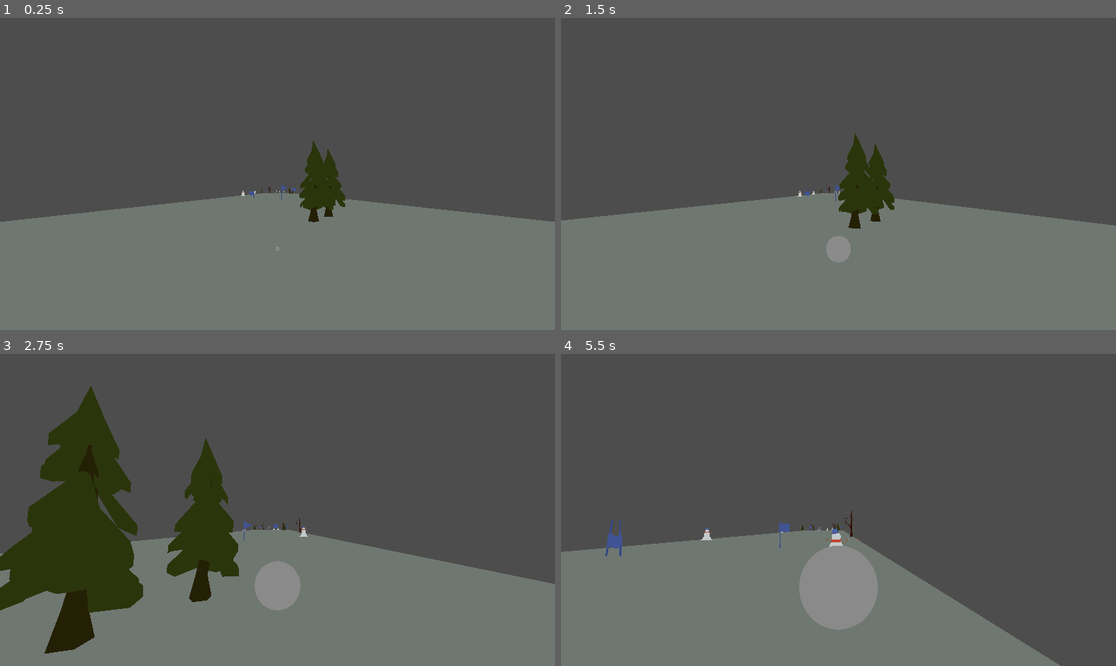
Above: before the commit, frames 1-4 (two rows, left to right).
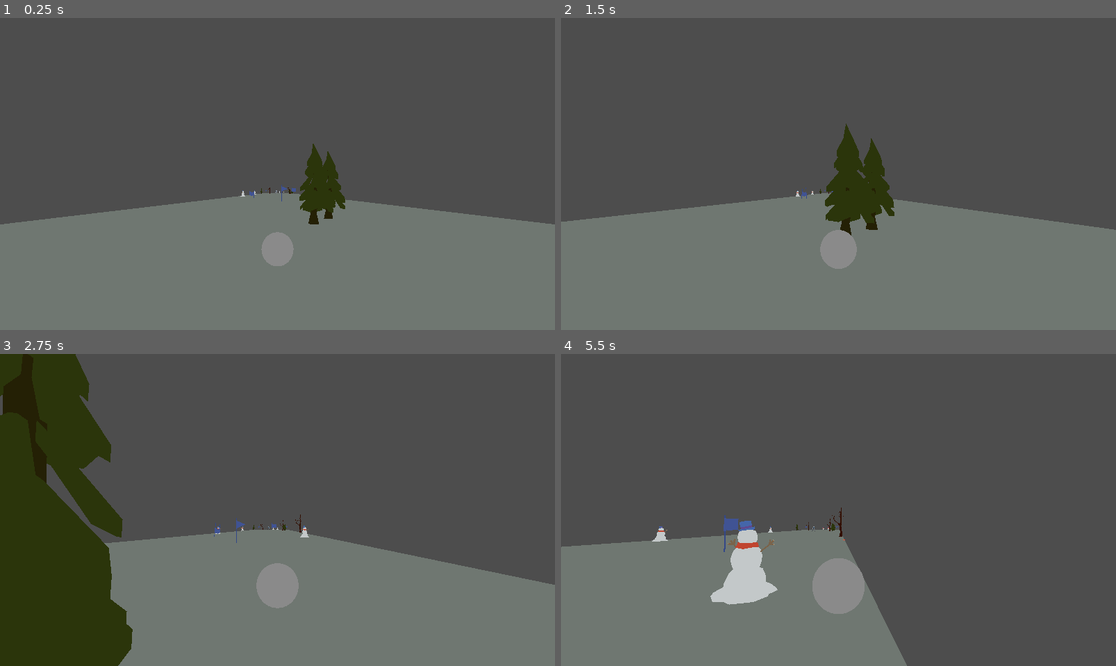
Above: after the commit, the same moments.

Repository: AuroraEchoes/GameJamTechFest2025
Game: Godot game, scene res://scenes/Hill.tscn
Same seed, same stepped clock (60 frames per second), same inputs: the game is played once before the commit and once after it.
Inputs:
- Up to frame 1 (0.25 s): no input
- Up to frame 2 (1.5 s): hold D (move_right) 0.53-1.28 s; hold Down (ui_down) from 1.28 s (still down)
- Up to frame 3 (2.75 s): release Down (ui_down) at 2.03 s; hold D (move_right) from 2.03 s (still down)
- Up to frame 4 (5.5 s): release D (move_right) at 2.78 s; hold Up (ui_up) 2.78-3.53 s; hold A (move_left) 3.53-5.03 s; hold Down (ui_down) from 5.03 s (still down)

The runs differ from the first frame. In frame 1, 1.1% of the frame differs, in the area x 0-100%, y 39-80%; in frame 2, 2.0%; in frame 3, 17%, in the area x 0-100%, y 0-100%; in frame 4, 10%.

Commit message:
Rework snow gathering system

Diff:
--- a/project.godot
+++ b/project.godot
@@ -18,6 +18,10 @@
 [autoload]
 
 GameManager="*res://scripts/game_manager.gd"
+
+[global_group]
+
+Player=""
 
 [input]
 
--- a/scenes/Snowball.tscn
+++ b/scenes/Snowball.tscn
@@ -1,6 +1,6 @@
 [gd_scene load_steps=5 format=3 uid="uid://cr8tcld135icl"]
 
-[ext_resource type="Script" uid="uid://cahcujubk8aw2" path="res://scripts/snowballMovement.gd" id="1_ajoi3"]
+[ext_resource type="Script" uid="uid://cahcujubk8aw2" path="res://scripts/snowball_controller.gd" id="1_ajoi3"]
 [ext_resource type="Script" uid="uid://df7ochw5qh8j1" path="res://scripts/camera_rotation_lock.gd" id="2_224t7"]
 
 [sub_resource type="SphereMesh" id="SphereMesh_ajoi3"]
@@ -9,7 +9,7 @@
 
 [node name="Snowball" type="Node3D"]
 
-[node name="Rigidbody" type="RigidBody3D" parent="."]
+[node name="Rigidbody" type="RigidBody3D" parent="." groups=["Player"]]
 transform = Transform3D(1, -7.00412e-12, -2.72848e-11, 7.00412e-12, 1, -1.7053e-12, 2.72848e-11, 1.7053e-12, 1, 0, 0, 0)
 script = ExtResource("1_ajoi3")
 
--- a/scenes/SnowballMovement.tscn
+++ b/scenes/SnowballMovement.tscn
@@ -1,6 +1,6 @@
 [gd_scene load_steps=9 format=3 uid="uid://c3rcoolierc3h"]
 
-[ext_resource type="Script" path="res://scripts/snowballMovement.gd" id="1_gdgoh"]
+[ext_resource type="Script" uid="uid://cahcujubk8aw2" path="res://scripts/snowball_controller.gd" id="1_gdgoh"]
 
 [sub_resource type="ProceduralSkyMaterial" id="ProceduralSkyMaterial_vhi4e"]
 sky_horizon_color = Color(0.662243, 0.671743, 0.686743, 1)
--- a/scenes/props/Fence1.tscn
+++ b/scenes/props/Fence1.tscn
@@ -1,14 +1,25 @@
-[gd_scene load_steps=4 format=3 uid="uid://diw084wag1660"]
+[gd_scene load_steps=6 format=3 uid="uid://diw084wag1660"]
 
 [ext_resource type="ArrayMesh" uid="uid://cfcbe6wq30cso" path="res://assets/models/SM_Prop_Fence_01.obj" id="1_nkc54"]
+[ext_resource type="Script" uid="uid://kxojtn4uepnf" path="res://scripts/prop.gd" id="1_whatr"]
 [ext_resource type="Texture2D" uid="uid://dptvj6pod2c6o" path="res://assets/textures/PolygonSnow_Fence_Texture_01.tga" id="2_whatr"]
 
 [sub_resource type="StandardMaterial3D" id="StandardMaterial3D_gj5u5"]
 albedo_texture = ExtResource("2_whatr")
 
+[sub_resource type="BoxShape3D" id="BoxShape3D_nkc54"]
+size = Vector3(0.1, 0.1, 0.1)
+
 [node name="Fence" type="Node3D"]
+script = ExtResource("1_whatr")
 
 [node name="SmPropFence01" type="MeshInstance3D" parent="."]
 transform = Transform3D(0.001, 0, 0, 0, 0.001, 0, 0, 0, 0.001, 0, 0, 0)
 mesh = ExtResource("1_nkc54")
 surface_material_override/0 = SubResource("StandardMaterial3D_gj5u5")
+
+[node name="Area3D" type="Area3D" parent="."]
+
+[node name="CollisionShape3D" type="CollisionShape3D" parent="Area3D"]
+transform = Transform3D(1, 0, 0, 0, 1, 0, 0, 0, 1, 0, 0.05, 0)
+shape = SubResource("BoxShape3D_nkc54")
--- /dev/null
+++ b/scripts/prop.gd
@@ -0,0 +1,15 @@
+extends Node3D
+
+@onready var area: Area3D = $"Area3D"
+@export var base_volume: float = 10.0
+# TODO: this is bad. turn the TerrainObstacle resource into this class and only take that in TerrainChunk
+# then calll a set scale and dont get it by this hacky way
+@onready var volume: float = base_volume * scale.x
+
+func _ready() -> void:
+	area.body_entered.connect(on_area_entered_event)
+
+func on_area_entered_event(body: Node3D) -> void:
+	if body.is_in_group("Player"):
+		var snowball: SnowballController = body as SnowballController
+		snowball.add_volume(-volume)
--- a/scripts/snowballMovement.gd
+++ /dev/null
@@ -1,36 +0,0 @@
-extends RigidBody3D
-
-
-const SPEED = 10.0
-const JUMP_VELOCITY = 4.5
-var time := 0.0
-var sizeNotified = false
-@onready var base_size: Vector3 = scale
-@export var max_size_factor: float = 3.0
-@onready var mesh: MeshInstance3D = $"MeshInstance3D"
-@onready var collision_shape: CollisionShape3D = $"CollisionShape3D"
-
-func maxSizeReached() ->  void:
-	print("Max Size Reached!!")
-
-
-func _physics_process(delta: float) -> void:
-	var input_dir := Input.get_axis("move_left", "move_right")
-	if input_dir:
-		apply_force(Vector3(-input_dir * SPEED, 0, 0))
-
-	time += sqrt(delta) / 12
-	var scaled = time
-
-	if scaled >= (base_size.x * max_size_factor) and not sizeNotified:
-		maxSizeReached()
-		sizeNotified = true
-
-	var clampedScale: Vector3 = Vector3(
-		min(scaled, max_size_factor * base_size.x),
-		min(scaled, max_size_factor * base_size.y),
-		min(scaled, max_size_factor * base_size.z)
-	)
-
-	mesh.scale = clampedScale
-	collision_shape.scale = clampedScale
--- /dev/null
+++ b/scripts/snowball_controller.gd
@@ -0,0 +1,46 @@
+extends RigidBody3D
+class_name SnowballController
+
+
+const SPEED = 10.0
+const JUMP_VELOCITY = 4.5
+var time := 0.0
+var sizeNotified = false
+@onready var base_size: Vector3 = scale
+@export var max_size_factor: float = 3.0
+@export var min_volume: float = 1.0
+@export var max_volume: float = 50.0
+@onready var mesh: MeshInstance3D = $"MeshInstance3D"
+@onready var collision_shape: CollisionShape3D = $"CollisionShape3D"
+
+# v = (4/3) pi r^3
+# 3v / 4 pi = r^3
+# cuberoot(3v / 4pi) = r
+func add_volume(volume: float) -> void:
+	var curr_volume = get_volume()
+	var new_volume: float = clampf(curr_volume + volume, min_volume, max_volume)
+	var new_radius = pow((3.0 * new_volume) / (4.0 * PI), 1.0 / 3.0)
+	var mesh_scale = new_radius / (mesh.mesh as SphereMesh).radius
+	var col_shape_scale = new_radius / (collision_shape.shape as SphereShape3D).radius
+	mesh.scale = Vector3(mesh_scale, mesh_scale, mesh_scale)
+	collision_shape.scale = Vector3(col_shape_scale, col_shape_scale, col_shape_scale)
+	# TODO: tweak this
+	mass = new_volume
+	print("Delta " + str(volume) + " New vol " + str(new_volume))
+
+func get_volume() -> float:
+	var radius: float = (collision_shape.shape as SphereShape3D).radius * collision_shape.scale.x
+	var volume: float = (4.0 / 3.0) * PI * pow(radius, 3)
+	return volume
+
+# In m3/s
+func snow_accumulation_rate(velocity: float):
+	return 0.25 * log(velocity);
+
+func _physics_process(delta: float) -> void:
+	var input_dir: float = Input.get_axis("move_left", "move_right")
+	if input_dir:
+		apply_force(Vector3(-input_dir * SPEED, 0, 0))
+
+	var delta_snow: float = snow_accumulation_rate(linear_velocity.length()) * delta
+	add_volume(delta_snow)
Not shown, added: scripts/prop.gd.uid
Renamed: scripts/snowballMovement.gd.uid -> scripts/snowball_controller.gd.uid
